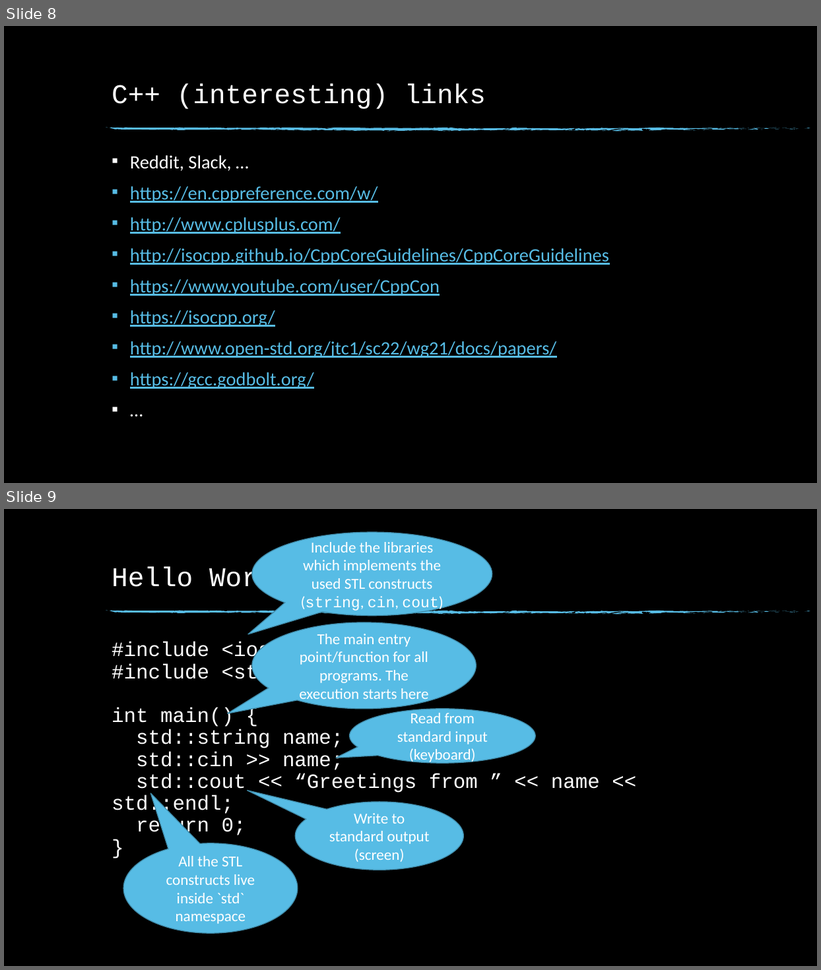
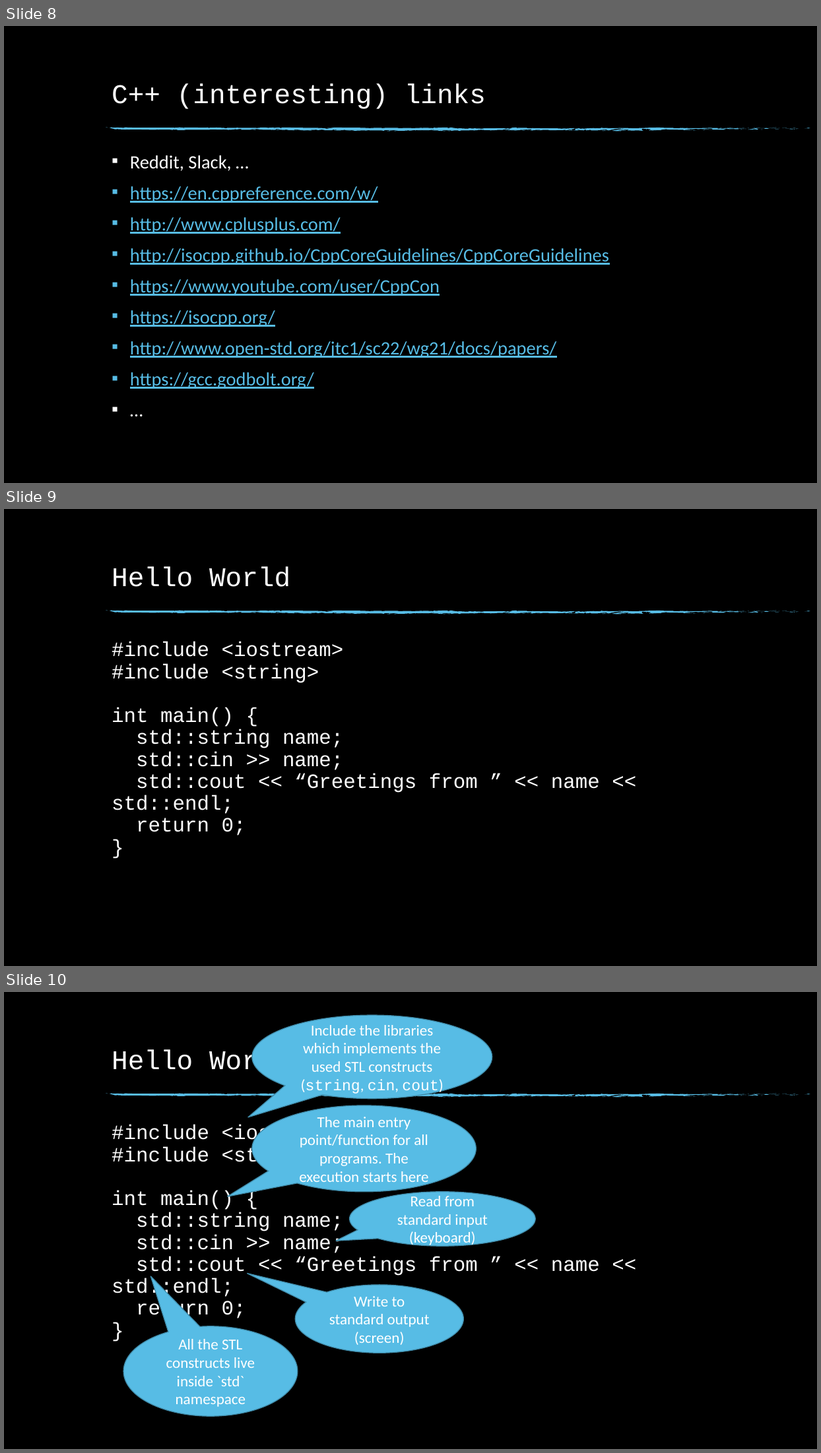
Before and after one commit to fan1x/fan1x.github.io, a slide deck: data/2021-22/cpp/ex01.pptx. Shown one above the other, each under a label of ours: slides 8 and 9 before the commit, slides 8, 9 and 10 after it. The pictures are 821x970 and 821x1453 pixels, drawn with LibreOffice and Linux fonts; fonts in the diff are those of the drawing; background and template pictures are left out. Boxes give left, top, right and bottom in pixels: in the first picture for what was removed or moved away, otherwise in the second. Text is boxed around its words. In the diff, an @@ line names an element or a change of style, - is before the commit and + after.

```diff
--- a/data/2021-22/cpp/ex01.pptx
+++ b/data/2021-22/cpp/ex01.pptx
@@ slide 9 added at [4,509,817,966], background picture (left out); not listed: 74 template elements that a slide beside it also shows @@
@@ title added at [112,566,290,587], 32 pt, text #FFFFFF @@
+Hello World
@@ text added at [112,642,600,836], 24 pt, text #FFFFFF @@
+#include <iostream>
+#include <string>
+int main() {
+std::string name;
+std::cin >> name;
+std::cout << “Greetings from ” << name << std::endl;
+return 0;
+}
@@ what was slide 9 is now slide 10 @@
```
Also in this commit, not shown: 1 other slide added, 1 other file.
